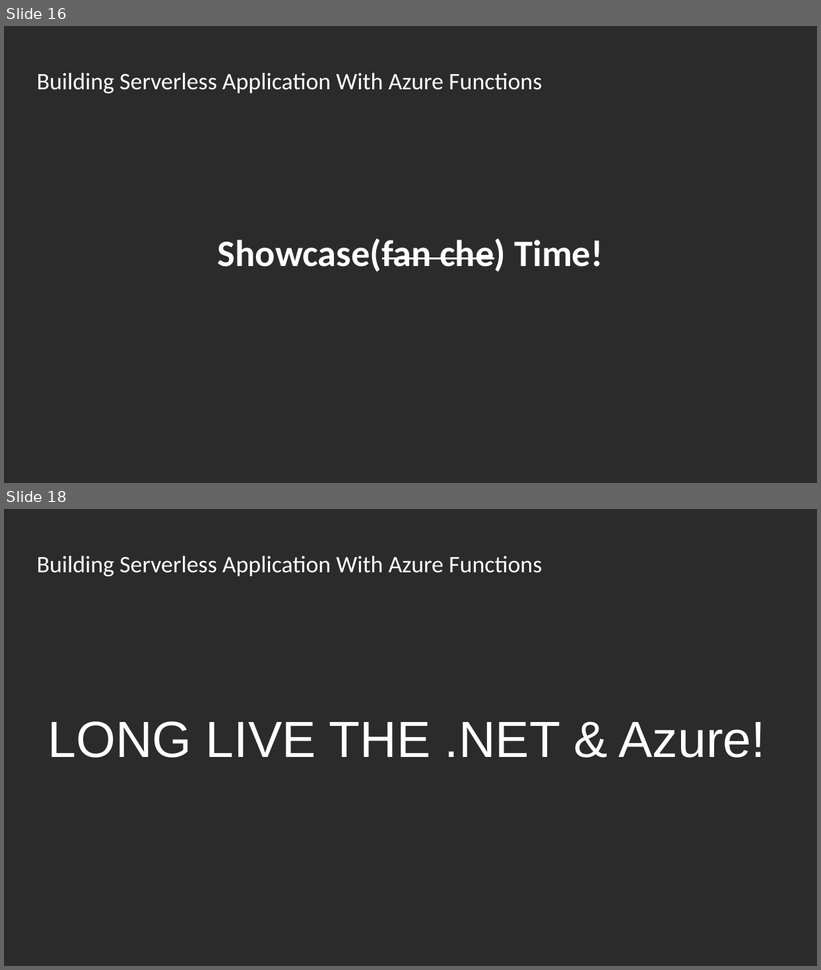
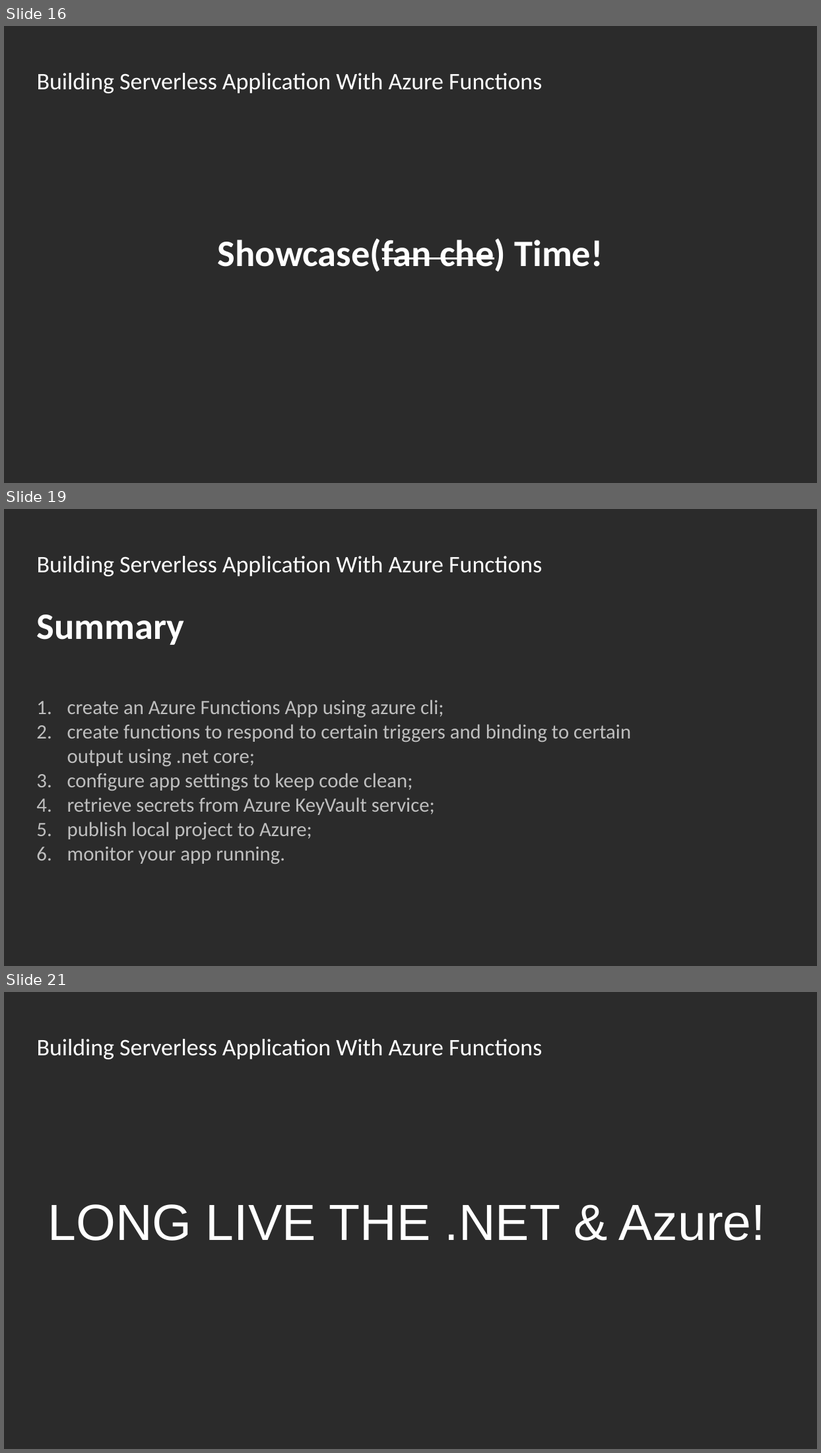
Before and after one commit to Asinta/ServerlessApp_NetconfChina2020, a slide deck: Building Serverless Application With Azure Functions - Li Yu - NetConfChina2020.pptx. Shown one above the other, each under a label of ours: slides 16 and 18 before the commit, slides 16, 19 and 21 after it; the slides between them are not shown. The pictures are 821x970 and 821x1453 pixels, drawn with LibreOffice and Linux fonts; fonts in the diff are those of the drawing; background and template pictures are left out; a plain dark background stands for a picture behind light text. Boxes give left, top, right and bottom in pixels: in the first picture for what was removed or moved away, otherwise in the second. Text is boxed around its words. In the diff, an @@ line names an element or a change of style, - is before the commit and + after.

```diff
--- a/Building Serverless Application With Azure Functions - Li Yu - NetConfChina2020.pptx
+++ b/Building Serverless Application With Azure Functions - Li Yu - NetConfChina2020.pptx
@@ slide 19 added at (4,509,817,966), background picture (left out) @@
@@ text added at (37,556,542,576), 28 pt, text #FFFFFF @@
+Building Serverless Application With Azure Functions
@@ title added at (37,615,185,645), 44 pt, text #FFFFFF, bold @@
+Summary
@@ text added at (67,700,631,865), 24 pt, text #BFBFBF @@
+1. create an Azure Functions App using azure cli;
+2. create functions to respond to certain triggers and binding to certain output using .net core;
+3. configure app settings to keep code clean;
+4. retrieve secrets from Azure KeyVault service;
+5. publish local project to Azure;
+6. monitor your app running.
@@ what was slide 18 is now slide 21 @@
```
Also in this commit, not shown: 4 slides changed, 9 other slides added, 7 slides removed.
